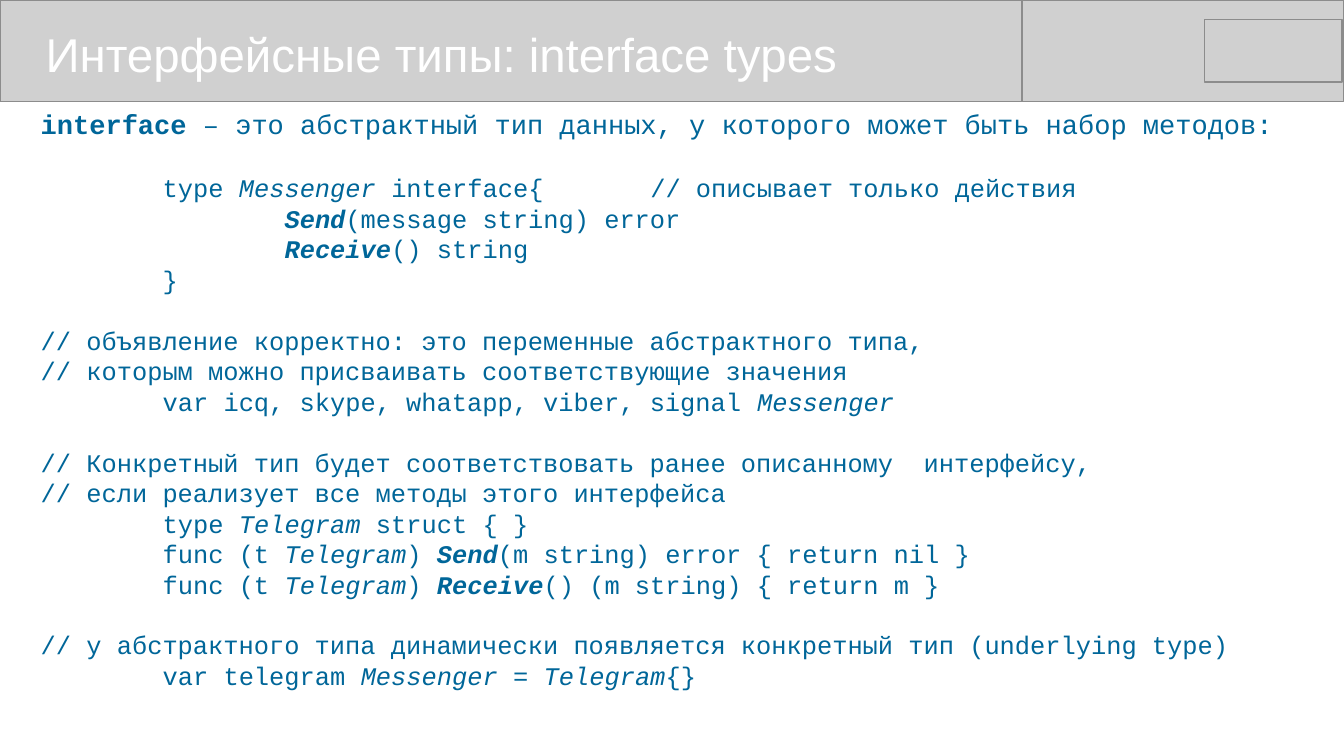
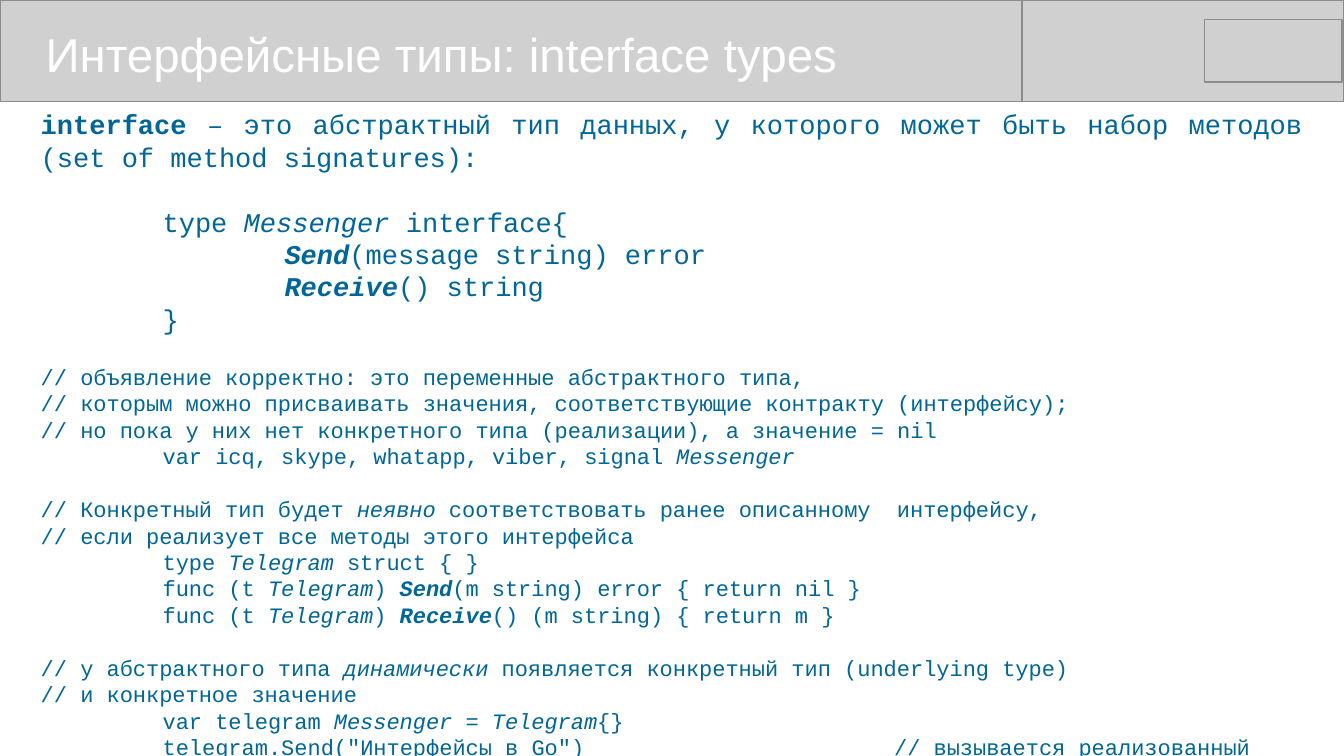
Before and after one commit to mike-shock/Go_language, a slide deck: slide 33 of Go_Review.odp. Drawn at 1344x756 pixels with LibreOffice and Linux fonts; fonts in the diff are those of the drawing; grey boxes stand for pictures. Boxes give left, top, right and bottom in pixels: in the first picture for what was removed or moved away, otherwise in the second. Text is boxed around its words. In the diff, an @@ line names an element or a change of style, - is before the commit and + after.

```diff
--- a/Go_Review.odp
+++ b/Go_Review.odp
@@ text at (41,115,1302,734): paragraph added @@
+telegram.Send("Интерфейсы в Go") // вызывается реализованный метод
@@ text at (41,115,1302,238): text changed @@
-interface – это абстрактный тип данных, у которого может быть набор методов:
-type Messenger interface{ // описывает только действия
+interface – это абстрактный тип данных, у которого может быть набор методов (set of method signatures):
+type Messenger interface{
@@ text at (80,245,1068,734): size 15 to 16 pt in "Send(message string) error", "Receive() string", "}"; size 15 to 13 pt in "// объявление корректно: это переменные абстрактного типа,", "var icq, skype, whatapp, viber, signal Messenger", "// если реализует все методы этого интерфейса", "type Telegram struct { }" and 4 more places; italic on in "динамически" @@
@@ text at (80,396,1068,443): text changed; size 15 to 13 pt @@
-// которым можно присваивать соответствующие значения
+// которым можно присваивать значения, соответствующие контракту (интерфейсу);
+// но пока у них нет конкретного типа (реализации), а значение = nil
@@ text at (80,501,871,522): text changed; size 15 to 13 pt @@
-// Конкретный тип будет соответствовать ранее описанному интерфейсу,
+// Конкретный тип будет неявно соответствовать ранее описанному интерфейсу,
@@ text at (80,690,357,707): paragraph added @@
+// и конкретное значение
```
Also in this commit, not shown: 1 other slide changed, 2 other files.
